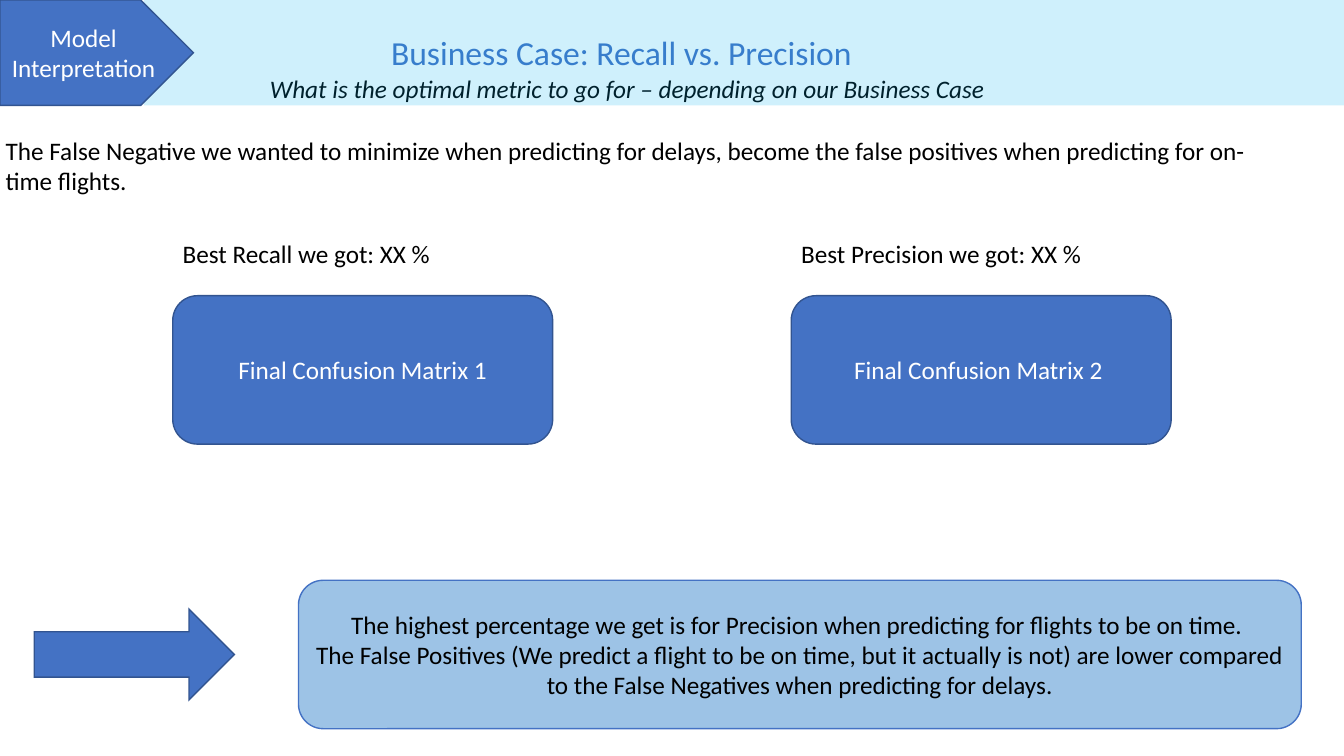
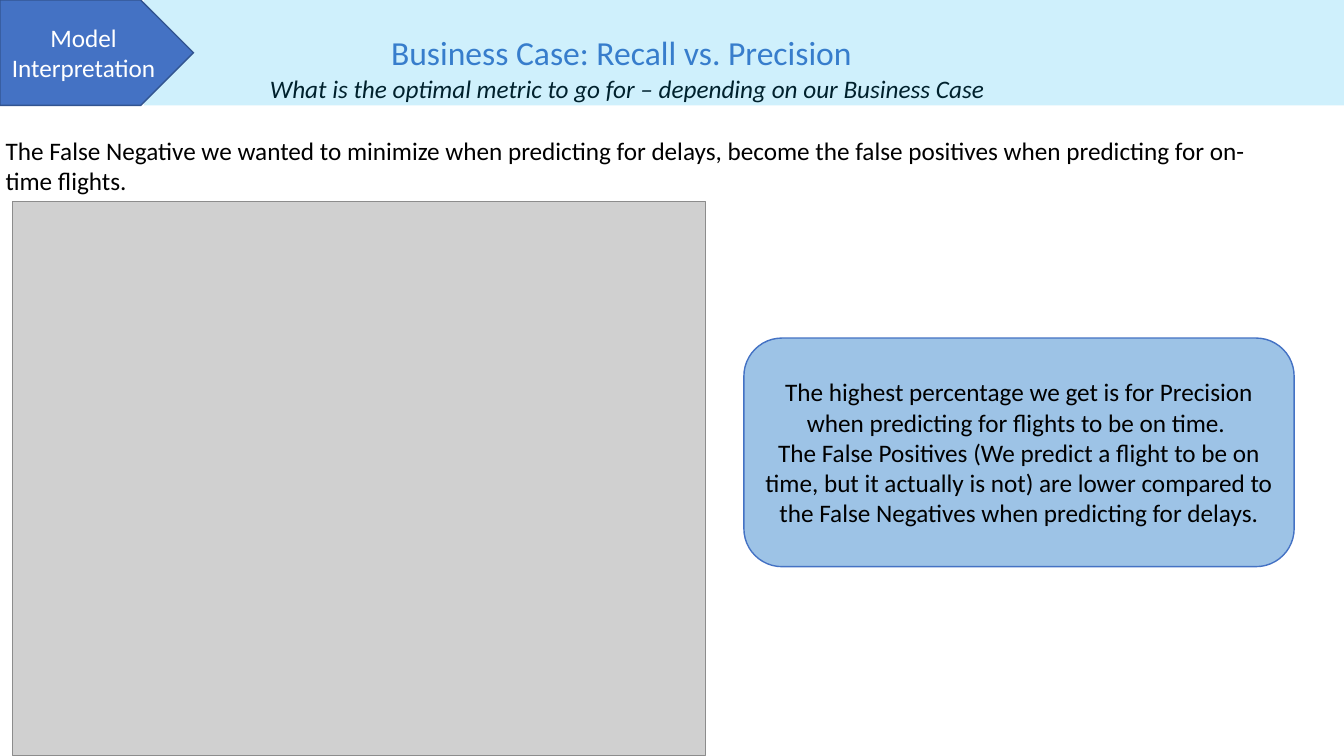
Before and after one commit to PHBruins/Flights, a slide deck: slide 3 of Model Interpretation.pptx. Drawn at 1344x756 pixels with LibreOffice and Linux fonts; fonts in the diff are those of the drawing; grey boxes stand for pictures. Boxes give left, top, right and bottom in pixels: in the first picture for what was removed or moved away, otherwise in the second. Text is boxed around its words. In the diff, an @@ line names an element or a change of style, - is before the commit and + after.

```diff
--- a/Model Interpretation.pptx
+++ b/Model Interpretation.pptx
@@ picture added at [12, 202, 706, 755] @@
@@ text removed at [183, 245, 406, 268] @@
-Best Recall we got: XX %
@@ text removed at [801, 245, 1057, 268] @@
-Best Precision we got: XX %
@@ rounded rectangle removed at [172, 295, 553, 444] @@
-Final Confusion Matrix 1
@@ rounded rectangle removed at [791, 295, 1172, 444] @@
-Final Confusion Matrix 2
@@ rounded rectangle "The highest percentage we get ...": place and size @@
-rounded rectangle "The highest percentage we get ..." at [298, 581, 1302, 729]
+rounded rectangle "The highest percentage we get ..." at [744, 338, 1295, 567]
@@ right arrow removed at [34, 609, 235, 700] @@
```
Also in this commit, not shown: 1 other slide changed.
